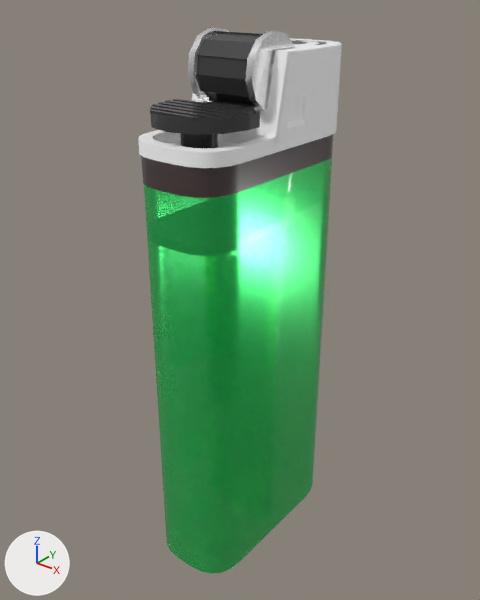
Two versions of the glTF model assets/models/items/lighter.glb, one commit apart.
The view is the same before and after, from a 50 mm lens placed at (1.8, -2.38, 2.78), pointed at (-0.08, -0.03, 1.33). Arrows for +X, +Y and +Z are at lower left; the lights stay in place. The first picture is the older version.
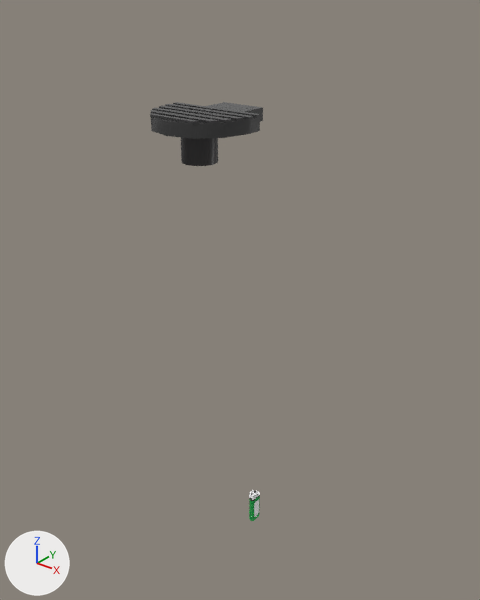
Location of each change, (x1, y1, x2, y2) in pixels of the pictures (480 x 600 px):
'Object_4', moved, turned, rescaled: before (141, 134, 333, 574); after (249, 495, 260, 521)
'Object_8', moved, turned, rescaled: before (138, 38, 342, 168); after (249, 490, 260, 500)
'Object_32', moved, turned, rescaled (not visible afterwards): before (188, 27, 295, 111)
'Object_36', moved: before (150, 99, 260, 148); after (150, 102, 263, 166)

The change, as a diff of the scene's bpy script:
```diff
--- a/assets/models/items/lighter.glb.py
+++ b/assets/models/items/lighter.glb.py
@@ ob_object_4 @@
 ob_object_4 = bpy.data.objects.new('Object_4', me_object_0)
-ob_object_4.location = (-0.047, 0.068, 1.287)
+ob_object_4.location = (0.003, -0.005, 0.017)
+ob_object_4.rotation_euler = (0.0, 0.0, -3.142)  # degrees (0, 0, -180)
+ob_object_4.scale = (0.0715, 0.0715, 0.0768)
@@ ob_object_8 @@
 ob_object_8 = bpy.data.objects.new('Object_8', me_object_2)
-ob_object_8.location = (-0.037, 0.007, 2.299)
+ob_object_8.location = (0.003, 0.0, 0.094)
+ob_object_8.rotation_euler = (0.0, 0.0, -3.142)  # degrees (0, 0, -180)
+ob_object_8.scale = (0.0715, 0.0715, 0.0768)
@@ ob_object_32 @@
 ob_object_32 = bpy.data.objects.new('Object_32', me_object_14)
-ob_object_32.location = (-0.037, -0.062, 2.433)
-ob_object_32.rotation_euler = (0.108, 0.0, 0.0)  # degrees (6.2, 0, 0)
+ob_object_32.location = (0.003, 0.004, 0.102)
+ob_object_32.rotation_euler = (0.108, 0.0, -3.142)  # degrees (6.2, 0, -180)
+ob_object_32.scale = (0.0715, 0.0715, 0.0715)
@@ ob_object_36 @@
 ob_object_36 = bpy.data.objects.new('Object_36', me_object_16)
-ob_object_36.location = (-0.035, -0.348, 2.282)
+ob_object_36.location = (-0.035, -0.348, 2.267)
```
